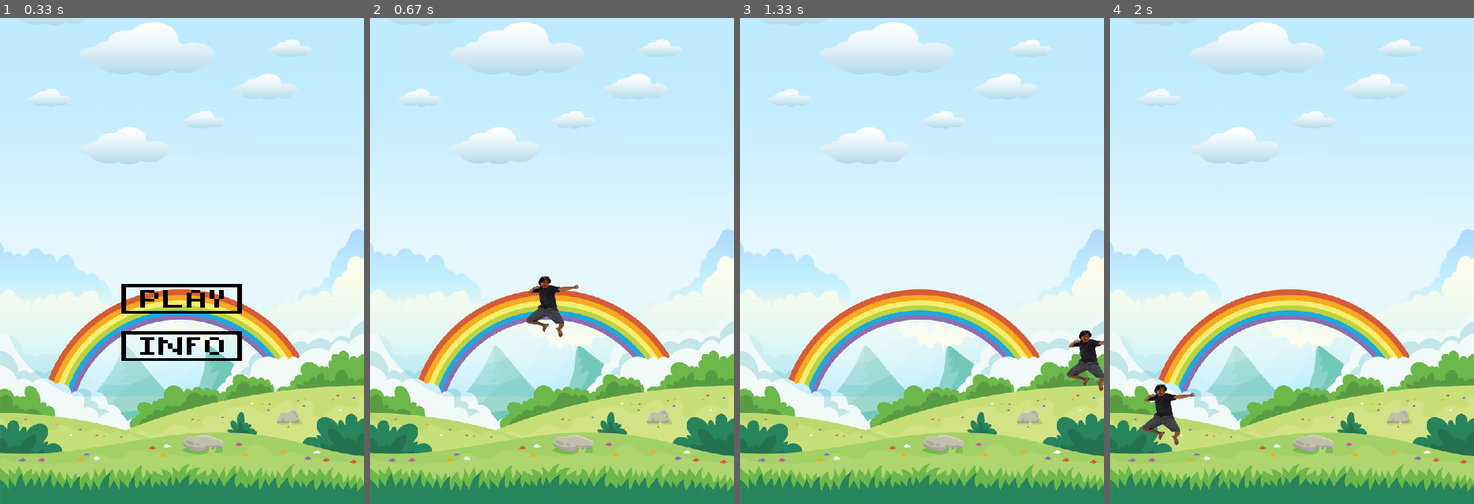
Above: before the commit, frames 1-4 (left to right).
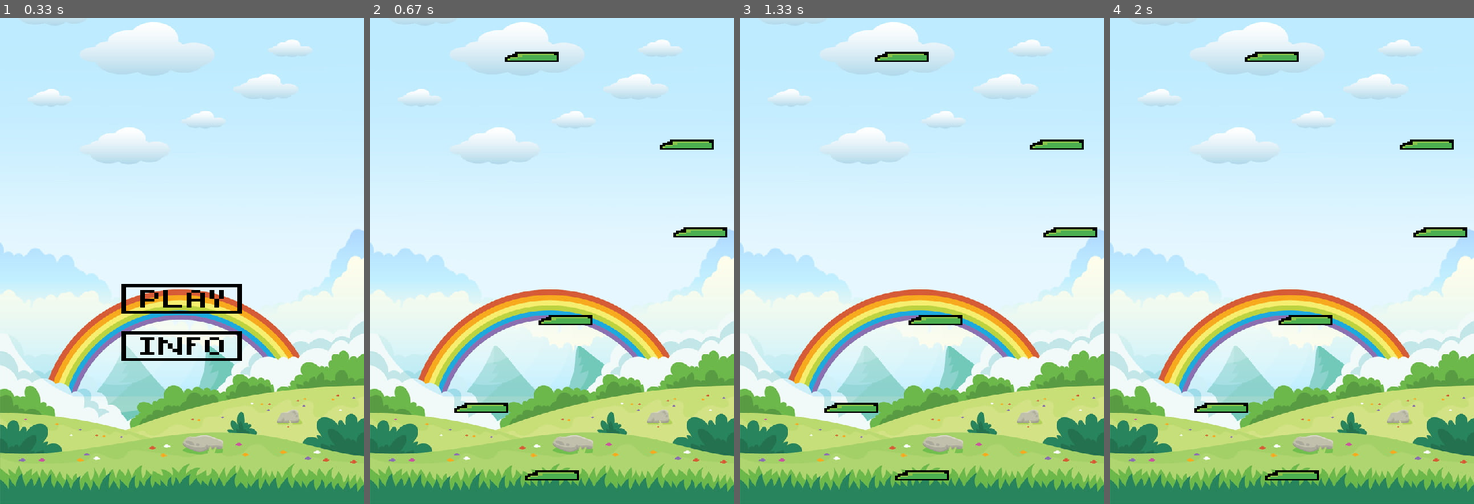
Above: after the commit, the same moments.

Repository: insper-classroom/devlife-23-1-projeto-pygame-henrique-junqueira-luca-feltrin
Game: pygame game, started from jogo.py
Same seed, same stepped clock (60 frames per second), same inputs: the game is played once before the commit and once after it.
Inputs (mouse positions are in pixels of both pictures, inside the frame that each line leads up to):
- Up to frame 1 (0.33 s): no input
- Up to frame 2 (0.67 s): click (566, 295) at 0.38 s
- Up to frame 3 (1.33 s): tap Space at 0.67 s; hold D from 1 s (still down)
- Up to frame 4 (2 s): release D at 1.47 s

Frame 1 is identical in both runs. In frame 2, 2.3% of the frame differs, in the area x 23-99%, y 6-96%; in frame 3, 2.3%; in frame 4, 2.4%, in the area x 8-99%, y 6-96%.

Commit message:
COLISAO FEITA CERTA AGORA JESUS

Diff:
--- a/classes.py
+++ b/classes.py
@@ -36,7 +36,7 @@
             'toshi':imagem_toshi,
             't0' : 0,
             'tempo': 0,
-            'colidiu': True,
+            'colidiu': False,
             'altura': 0
         }
 
@@ -58,7 +58,7 @@
         mouse_pos = pygame.mouse.get_pos()
 
         altura1 = self.personagem.rect.y
-        if altura1 == self.assets['altura']:
+        if altura1 == self.assets['altura'] or self.assets['colidiu']:
             pode_pular = True
         else:
             pode_pular = False
@@ -71,14 +71,14 @@
                     self.state['tela_jogo'] = True
 
 
+            if event.type == pygame.QUIT:
+                return False
             if event.type == pygame.KEYDOWN:
                 if event.key == pygame.K_a:
                     self.personagem.velocidade -=800
                 if event.key == pygame.K_d:
                     self.personagem.velocidade +=800
-                if event.key == pygame.K_w:
-                    self.state['desce_tela'] = True
-                if event.key == pygame.K_SPACE and pode_pular :
+                if event.key == pygame.K_SPACE and pode_pular:
                     self.state['pulou'] = True
                     self.personagem.gravidade = -15
 
@@ -90,29 +90,39 @@
                 if event.key == pygame.K_w:
                     self.state['desce_tela'] = False
 
-
-            if event.type == pygame.QUIT:
-                return False
+        if self.personagem.rect.y < 125:
+            self.state['desce_tela'] = True
+
+        if self.personagem.rect.y > 150:
+                self.state['desce_tela'] = False
+
 
         if self.state['desce_tela']:
             for coord in self.state['plataformas']:
-                coord.y+=4
+                coord.y+=2
+
+        # if self.personagem.rect.y > 1000:
+        #     return False
 
 
         self.personagem.update()
 
 
+        test = False
         for plataforma in self.state['plataformas']:
             if plataforma.top <= self.personagem.rect.bottom:
                 if plataforma.colliderect(self.personagem.rect):
                     if self.personagem.alt < plataforma.y - 100 :
                         self.assets['colidiu'] = True
-                        self.personagem.rect.bottom = plataforma.top
-            else:
-                self.assets['colidiu'] = False
+                        test = True
+                        self.personagem.rect.bottom = plataforma.top+4
+        if (not test):
+            self.assets['colidiu'] = False
 
 
         self.personagem.muda_posicao()
+
+        print(self.assets['colidiu'])
 
         return True
 
@@ -140,7 +150,7 @@
 
 
 class Personagem:
-    def __init__(self, window, pos,assets):
+    def __init__(self, window, pos,assets,):
         self.vida = 3
         self.rect = pygame.Rect(pos[0], pos[1], 80, 100)
         self.velocidade = 0
@@ -154,12 +164,15 @@
         self.window.blit(self.assets['toshi'],(self.rect.x,self.rect.y ))
 
     def update(self):
-        self.gravidade+=0.8
-        #print(self.gravidade)
+        if self.colidiu:
+            self.gravidade = 0
+        else:
+            self.gravidade+=0.8
+
         self.rect.y += self.gravidade
-        if self.gravidade < 0:
-        #    if self.rect.y < self.alt:
-                self.alt = self.rect.y
+
+        if self.gravidade <= 0:
+            self.alt = self.rect.y
         self.rect.x += self.velocidade*self.assets['tempo']
 
     def muda_posicao(self):
@@ -167,8 +180,7 @@
             self.rect.x = 1
         if self.rect.x <= 0:
             self.rect.x = 530
-        if self.rect.y >= 600:
-            self.rect.y = 599
+        if self.rect.y >= 700:
             self.gravidade = 0
         if self.assets['colidiu']:
             self.gravidade = 0
--- a/plataformas.txt
+++ b/plataformas.txt
@@ -1,9 +1,12 @@
-30,-1250
-10,-1100
-180,-950
-260,-800
-130,-630
-245,-500
-300,-380
-150,-250
-250,-150
+230,670
+125,570
+250,440
+450,310
+430,180
+200,50
+124,-80
+50,-210
+456,-340
+304,-470
+100,-600
+345,-730
